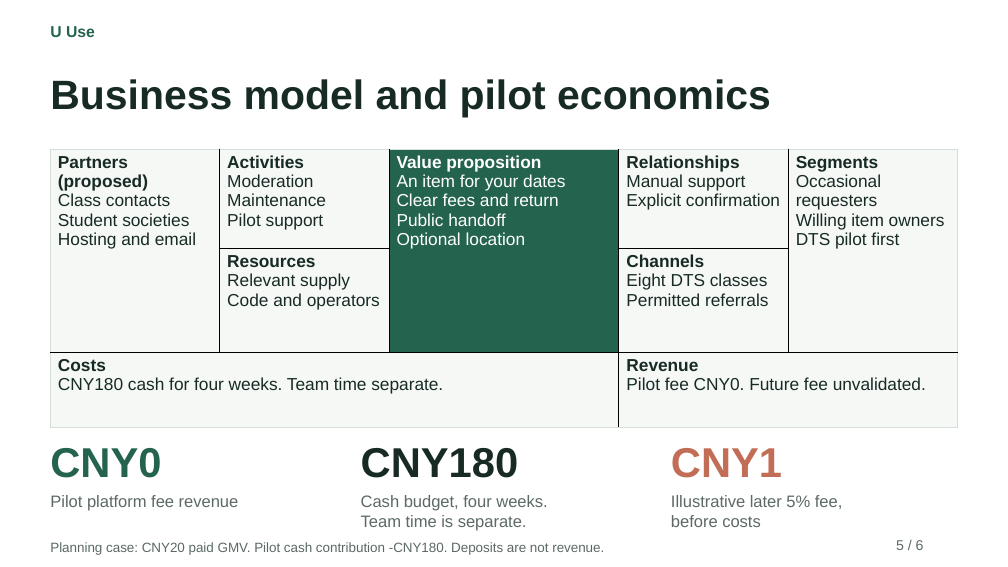
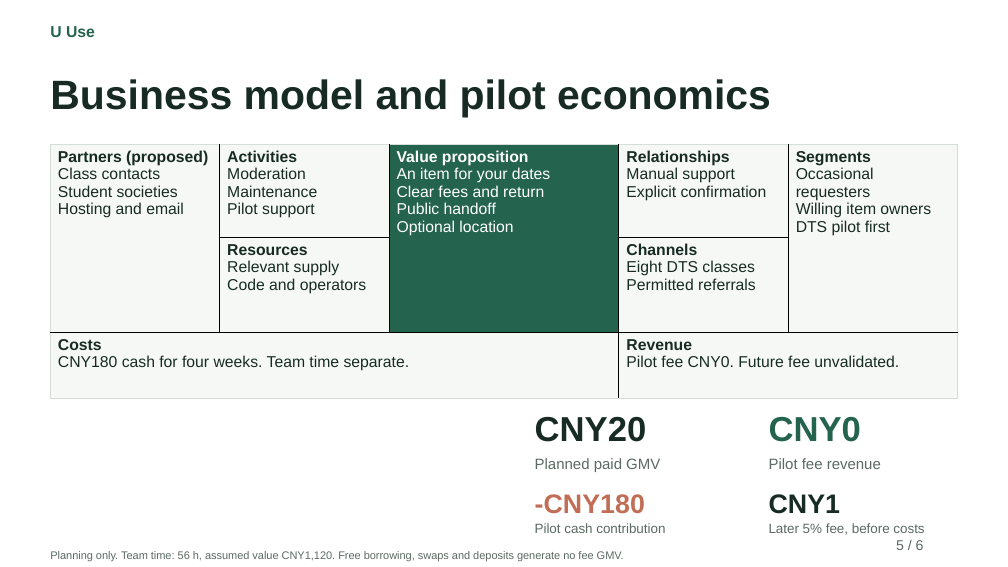
Before and after one commit to Rita020903/U-Use, a slide deck: slide 5 of A1_Current/UUse_A1_6_Slides.pptx. Drawn at 1008x567 pixels with LibreOffice and Linux fonts; fonts in the diff are those of the drawing. Boxes give left, top, right and bottom in pixels: in the first picture for what was removed or moved away, otherwise in the second. Text is boxed around its words. In the diff, an @@ line names an element or a change of style, - is before the commit and + after.

Commit message:
Expand A1 visual deck with scoring heatmap and pilot economics

```diff
--- a/A1_Current/UUse_A1_6_Slides.pptx
+++ b/A1_Current/UUse_A1_6_Slides.pptx
@@ table at <box>51,144,958,386</box> @@
@@ size 16.5 to 15 pt @@
@@ table: place and size @@
-table at <box>51,149,958,411</box>
+table at <box>51,144,958,386</box>
@@ text added at <box>535,417,647,442</box>, 33 pt, text #172B24, bold @@
+CNY20
@@ text "CNY0": place and size @@
-text "CNY0" at <box>50,448,161,478</box>
+text "CNY0" at <box>769,417,861,442</box>
@@ text "CNY0" at <box>769,417,861,442</box>: size 39.8 to 33 pt @@
@@ text added at <box>535,458,660,472</box>, 14.2 pt, text #5C6A63 @@
+Planned paid GMV
@@ text at <box>769,458,881,469</box>: text changed; size 15.8 to 14.2 pt @@
-Pilot platform fee revenue
+Pilot fee revenue
@@ text removed at <box>361,495,547,531</box> @@
-Cash budget, four weeks.
-Team time is separate.
@@ text at <box>535,494,645,514</box>: text changed; size 39.8 to 25.5 pt; text colour #172B24 to #C26D55 @@
-CNY180
+-CNY180
@@ text "CNY1": place and size @@
-text "CNY1" at <box>671,448,782,478</box>
+text "CNY1" at <box>769,494,840,514</box>
@@ text "CNY1" at <box>769,494,840,514</box>: size 39.8 to 25.5 pt, text colour #C26D55 to #172B24 @@
@@ text added at <box>535,523,665,533</box>, 12.8 pt, text #5C6A63 @@
+Pilot cash contribution
@@ text at <box>769,523,924,535</box>: text changed; size 15.8 to 12.8 pt @@
-Illustrative later 5% fee,
-before costs
+Later 5% fee, before costs
@@ text removed at <box>50,542,604,555</box> @@
-Planning case: CNY20 paid GMV. Pilot cash contribution -CNY180. Deposits are not revenue.
@@ text added at <box>50,551,624,562</box>, 10.5 pt, text #5C6A63 @@
+Planning only. Team time: 56 h, assumed value CNY1,120. Free borrowing, swaps and deposits generate no fee GMV.
```
Also in this commit, not shown: 5 other slides changed, 5 other files.
